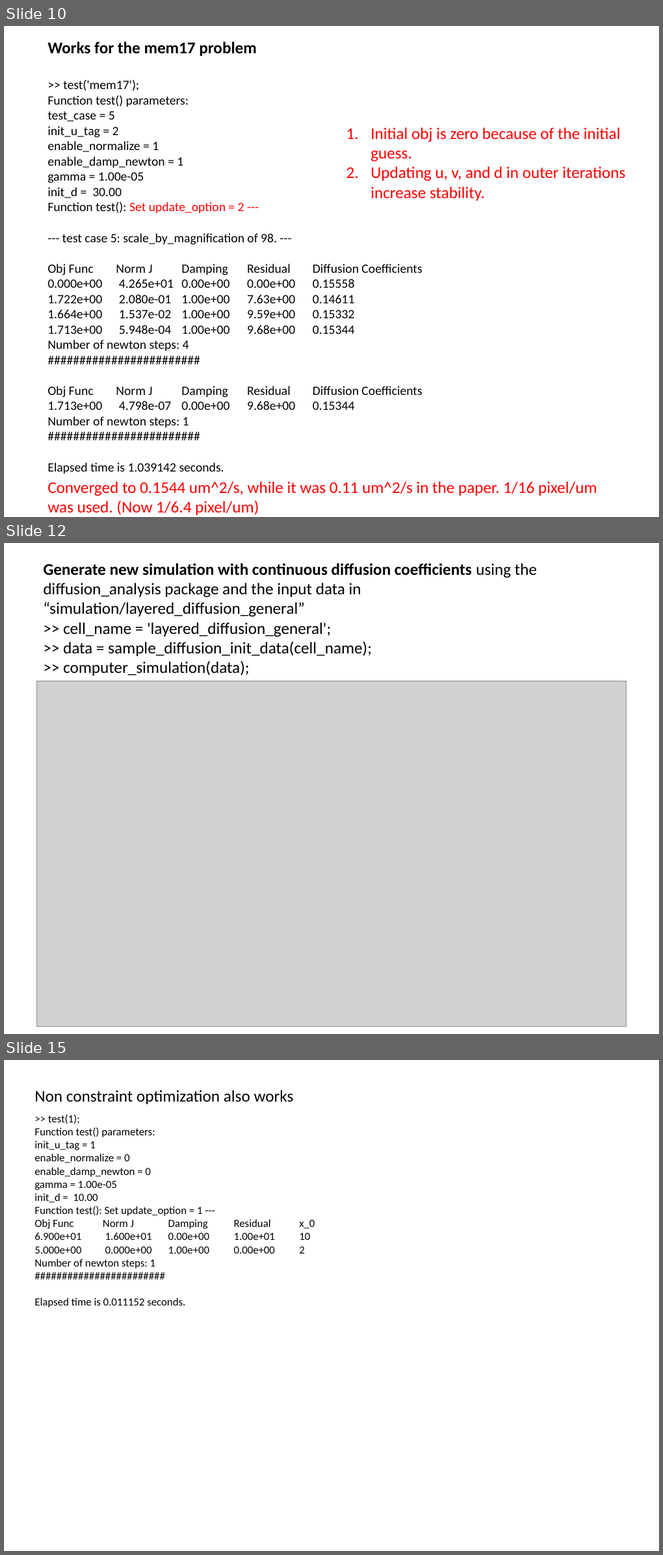
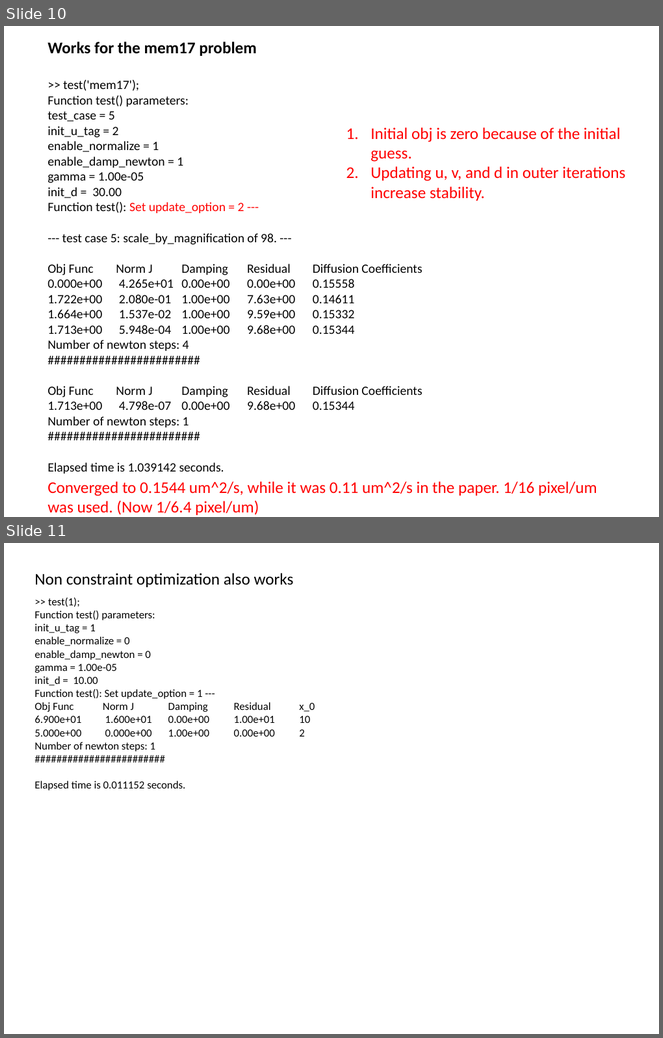
Before and after one commit to lu6007/opt-pde, a slide deck: doc/result_0404_2019.pptx. Shown one above the other, each under a label of ours: slides 10, 12 and 15 before the commit, slides 10 and 11 after it; the slides between them are not shown. The pictures are 663x1555 and 663x1038 pixels, drawn with LibreOffice and Linux fonts; fonts in the diff are those of the drawing; grey boxes stand for pictures. Boxes give left, top, right and bottom in pixels: in the first picture for what was removed or moved away, otherwise in the second. Text is boxed around its words. In the diff, an @@ line names an element or a change of style, - is before the commit and + after.

```diff
--- a/doc/result_0404_2019.pptx
+++ b/doc/result_0404_2019.pptx
@@ slide 12 removed at (4,543,659,1034), background #FFFFFF @@
@@ text removed at (43,563,537,676) @@
-Generate new simulation with continuous diffusion coefficients using the diffusion_analysis package and the input data in “simulation/layered_diffusion_general”
->> cell_name = 'layered_diffusion_general';
->> data = sample_diffusion_init_data(cell_name);
->> computer_simulation(data);
@@ picture removed at (36,681,627,1027) @@
@@ what was slide 15 is now slide 11 @@
```
Also in this commit, not shown: 1 slide changed, 3 other slides removed, 7 other files.
